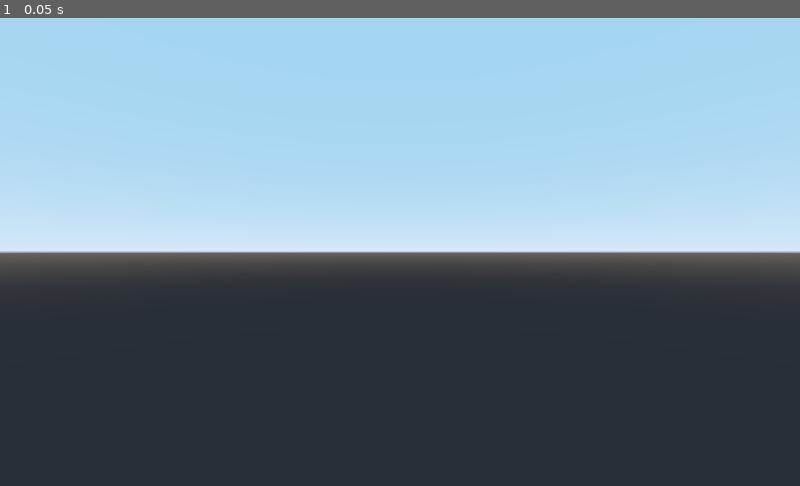
Above: before the commit, frame 1.
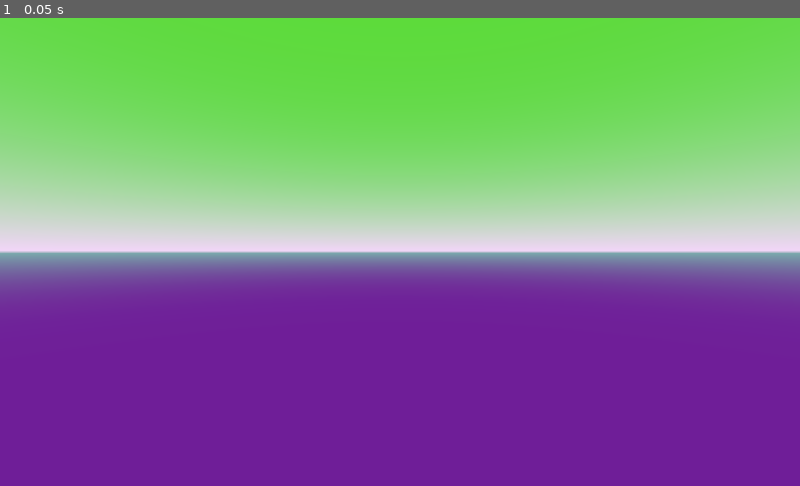
Above: after the commit, the same moment.

Repository: matthias-jaeger-net/fps-research
Game: Godot game, scene res://World.tscn
The game is run twice, just before and just after one commit, with the same random seed, the same clock (stepped at 60 frames per second) and the same inputs.
Inputs:
- Up to frame 1 (0.05 s): no input

The runs differ from the first frame. In frame 1, 98% of the frame differs, in the area x 0-100%, y 0-100%.

Commit message:
Added blender modle for player

Diff:
--- a/game/default_env.tres
+++ b/game/default_env.tres
@@ -1,6 +1,10 @@
 [gd_resource type="Environment" load_steps=2 format=2]
 
 [sub_resource type="ProceduralSky" id=1]
+sky_top_color = Color( 0.360784, 0.858824, 0.223529, 1 )
+sky_horizon_color = Color( 0.956863, 0.839216, 0.980392, 1 )
+ground_bottom_color = Color( 0.439216, 0.121569, 0.6, 1 )
+ground_horizon_color = Color( 0.482558, 0.6875, 0.682697, 1 )
 
 [resource]
 background_mode = 2
Not shown, added: player.blend
